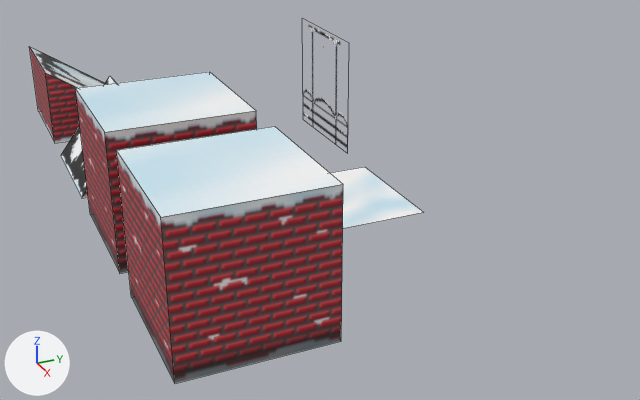
A saved change to the Blender file environment/meshes/environment.blend.
Before and after are seen from a 50 mm lens placed at (17.32, -8.23, 8.71), pointed at (-0.7, -0.12, -0.3). The lights are fixed; the arrows at lower left show +X, +Y and +Z. Mesh edges are drawn as thin lines.

The first picture shows 'brick_only.col', 'brick_window_door.col', 'gate.col', 'roof_black.col', 'roof_black_com.col', 'snow.col'.
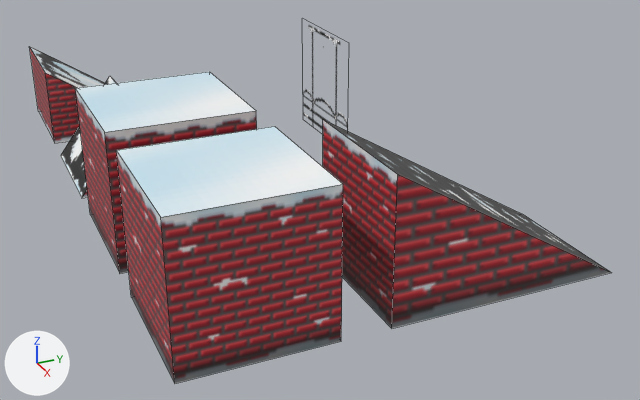
What changed in the scene script:
```text
Add img_stairs_png:
    img_stairs_png = load_image('stairs.png', '../textures/stairs.png', 64, 64, 'sRGB')
Add mat_stair:
    mat_stair = principled_material('Stair')
    mat_stair.texture = img_stairs_png
Add me_cube_004:
    me_cube_004.from_pydata(...)  # 9 vertices, 5 faces; spans x -1.5..1.5, y -1.5..3.5, z 0.0..3.0
    # faces by material slot: [3, 1, 1]
    me_cube_004.materials.append(mat_brick_wall)  # picture img_brick_wall_png
    me_cube_004.materials.append(mat_bircks_only)  # picture img_brick_no_snow_png
    me_cube_004.materials.append(mat_stair)  # picture img_stairs_png
Add ob_brick_stairs_col:
    ob_brick_stairs_col = bpy.data.objects.new('brick_stairs.col', me_cube_004)
    ob_brick_stairs_col.location = (4.0, 0.0, 0.0)
```

Changed parts and their boxes [x1, y1, x2, y2] in the pictures (640 x 400 px):
'brick_stairs.col', added
    after: [323, 120, 612, 328]
    faces in mat_brick_wall (picture img_brick_wall_png): [323, 120, 612, 328]
    faces in mat_stair (picture img_stairs_png): [324, 120, 609, 271]
'snow.col', unchanged, covered by the edit
    before: [331, 167, 423, 228]
